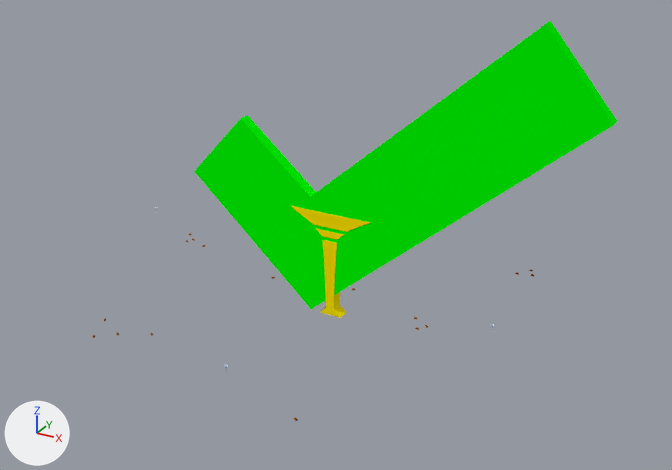
Two versions of the Blender file assets/scene1.blend, one commit apart.
One viewpoint serves both versions: a camera (50 mm lens) standing at (208.0, -378.0, 208.0) and looking at (7.0, -12.0, 25.0). The axes (+X, +Y, +Z) are drawn at lower left. The lights are the same throughout.

Objects in the first picture: 'TorchIcon', 'Victory'.
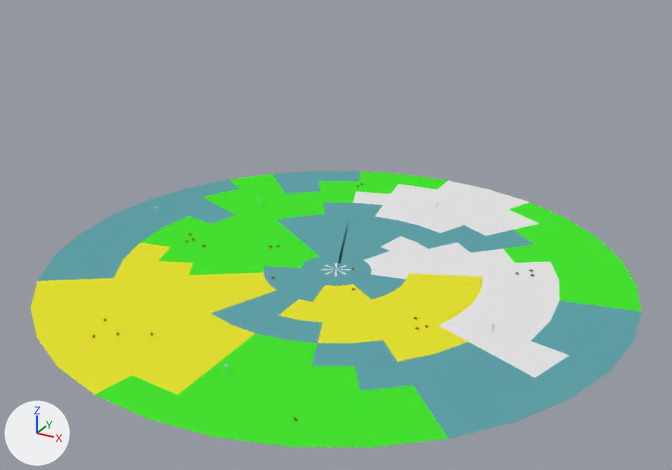
Pixel boxes [x1, y1, x2, y2] of what changed, in the pictures (672 x 470 px):
```json
{"object": "Ground", "change": "shown", "after": [31, 171, 641, 448]}
{"object": "Victory", "change": "hidden", "before": [194, 21, 617, 309]}
{"object": "TorchIcon", "change": "hidden", "before": [291, 206, 370, 318]}
{"part": 1, "of": "me_ground", "change": "recoloured", "after": [37, 171, 641, 438], "on screen": "cyan"}
```

The change, as JSON lines over the scene's bpy script:
```json
{"op": "add", "block": "mat_water", "code": ["mat_water = diffuse_material('Water')", "mat_water.base_color = (0.12, 0.37, 0.404)  # cyan #61a4aa"]}
{"block": "me_ground", "where": "me_ground.from_pydata(...)  # 290 vertices, 288 faces; spans x -300.0..300.0, y -300.0..300.0, z 0.0"}
{"block": "me_ground", "where": "# used by ob_ground; location = (0.0, 0.0, 0.0); scale = (0.5, 0.5, 1.0)"}
{"block": "me_ground", "change": "me_ground part 1: all 128 faces that had it switch from mat_dirt (brown #6d500b) to mat_water (cyan #61a4aa)"}
{"op": "set", "path": "ob_victory.location", "old": "(0.0, 0.0, 0.0)", "new": "(-18.4, 0.0, -58.9)"}
{"op": "add", "block": "ob_victory", "code": "ob_victory.hide_viewport = True"}
{"op": "add", "block": "ob_torchicon", "code": "ob_torchicon.hide_viewport = True"}
{"op": "remove", "block": "ob_ground", "code": "ob_ground.hide_viewport = True"}
```
